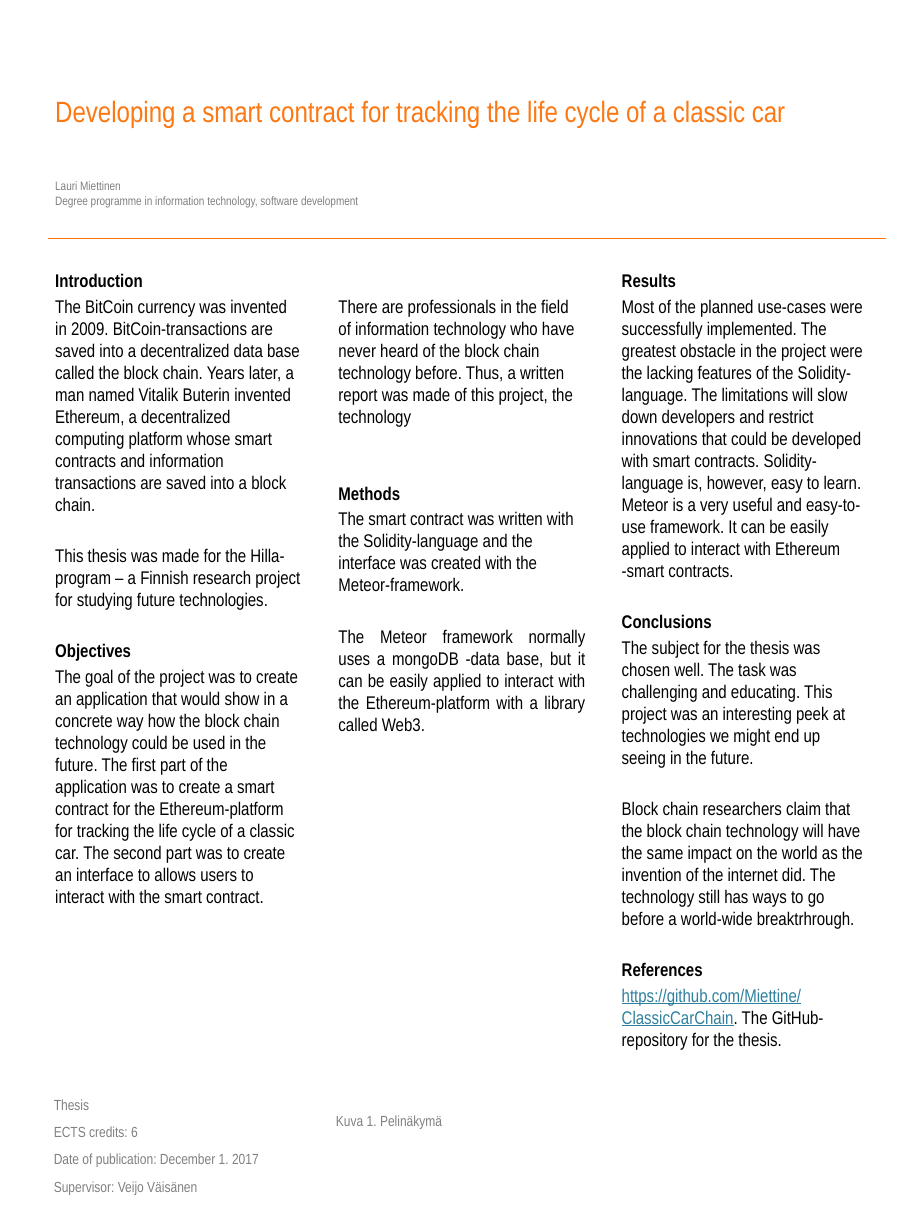
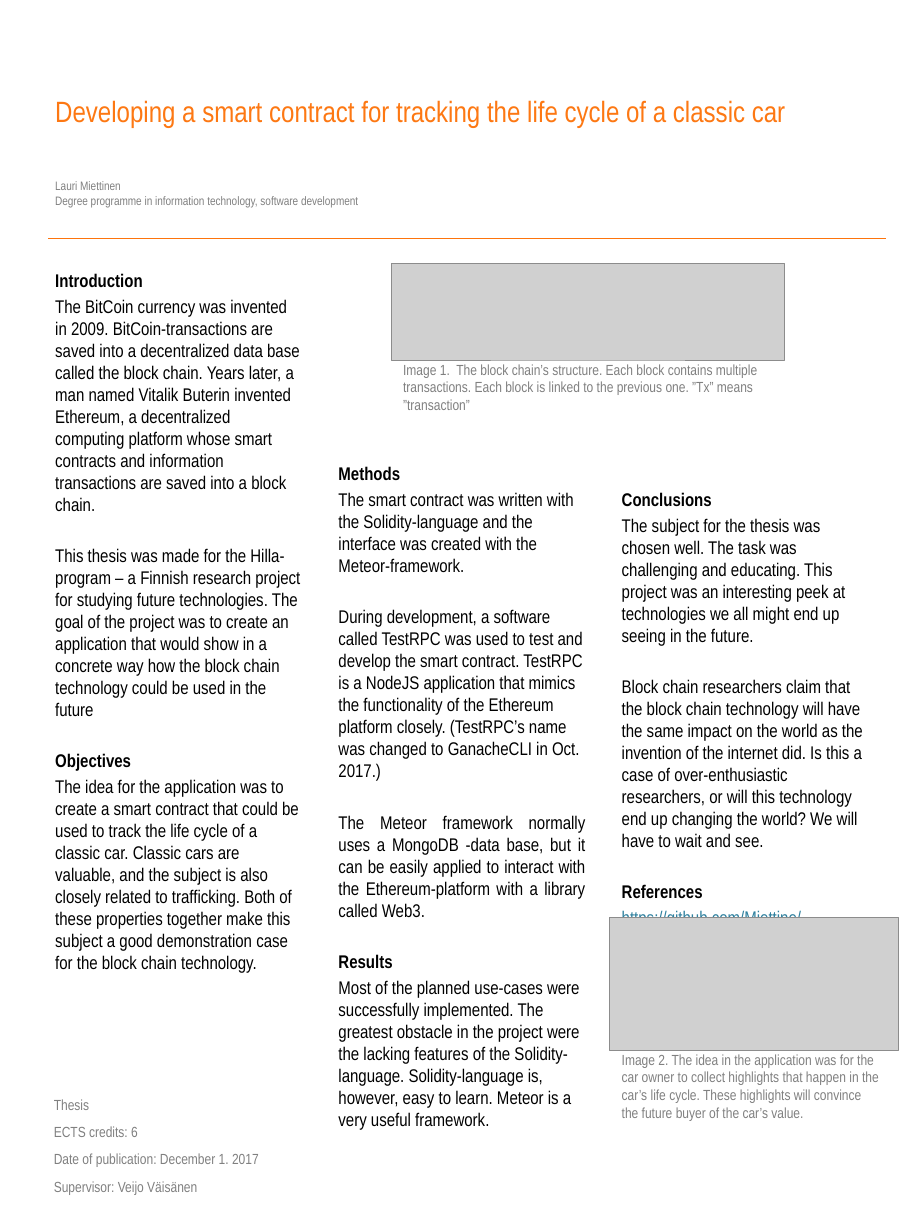
Before and after one commit to Miettine/ClassicCarChain, a slide deck: slide 1 of Dokumentaatio/miettinen-lauri-thesis-poster.pptx. Drawn at 924x1232 pixels with LibreOffice and Linux fonts; fonts in the diff are those of the drawing; grey boxes stand for pictures; background and template pictures are left out. Boxes give left, top, right and bottom in pixels: in the first picture for what was removed or moved away, otherwise in the second. Text is boxed around its words. In the diff, an @@ line names an element or a change of style, - is before the commit and + after.

Commit message:
Sommitellaan

```diff
--- a/Dokumentaatio/miettinen-lauri-thesis-poster.pptx
+++ b/Dokumentaatio/miettinen-lauri-thesis-poster.pptx
@@ picture added at <box>392,263,785,360</box> @@
@@ text at <box>338,299,575,427</box>: paragraph removed @@
-There are professionals in the field of information technology who have never heard of the block chain technology before. Thus, a written report was made of this project, the technology
@@ text at <box>622,273,863,577</box>: paragraphs removed @@
-Results
-Most of the planned use-cases were successfully implemented. The greatest obstacle in the project were the lacking features of the Solidity-language. The limitations will slow down developers and restrict innovations that could be developed with smart contracts. Solidity-language is, however, easy to learn. Meteor is a very useful and easy-to-use framework. It can be easily applied to interact with Ethereum -smart contracts.
@@ text added at <box>403,364,757,410</box>, 12 pt, text #808080 @@
+Image 1. The block chain’s structure. Each block contains multiple transactions. Each block is linked to the previous one. ”Tx” means ”transaction”
@@ text "Methods": place and size @@
-text "Methods" at <box>338,299,586,731</box>
+text "Methods" at <box>338,466,586,1130</box>
@@ text "Conclusions": place and size @@
-text "Conclusions" at <box>622,273,863,1050</box>
+text "Conclusions" at <box>622,492,863,918</box>
@@ text at <box>622,518,863,847</box>: text changed @@
-The subject for the thesis was chosen well. The task was challenging and educating. This project was an interesting peek at technologies we might end up seeing in the future.
-Block chain researchers claim that the block chain technology will have the same impact on the world as the invention of the internet did. The technology still has ways to go before a world-wide breaktrhrough.
+The subject for the thesis was chosen well. The task was challenging and educating. This project was an interesting peek at technologies we all might end up seeing in the future.
+Block chain researchers claim that the block chain technology will have the same impact on the world as the invention of the internet did. Is this a case of over-enthusiastic researchers, or will this technology end up changing the world? We will have to wait and see.
@@ text at <box>55,548,300,716</box>: text changed @@
-This thesis was made for the Hilla-program – a Finnish research project for studying future technologies.
+This thesis was made for the Hilla-program – a Finnish research project for studying future technologies. The goal of the project was to create an application that would show in a concrete way how the block chain technology could be used in the future
@@ text at <box>338,609,586,1130</box>: text changed @@
-The Meteor framework normally uses a mongoDB -data base, but it can be easily applied to interact with the Ethereum-platform with a library called Web3.
+During development, a software called TestRPC was used to test and develop the smart contract. TestRPC is a NodeJS application that mimics the functionality of the Ethereum platform closely. (TestRPC’s name was changed to GanacheCLI in Oct. 2017.)
+The Meteor framework normally uses a MongoDB -data base, but it can be easily applied to interact with the Ethereum-platform with a library called Web3.
+Results
+Most of the planned use-cases were successfully implemented. The greatest obstacle in the project were the lacking features of the Solidity-language. Solidity-language is, however, easy to learn. Meteor is a very useful framework.
@@ text at <box>55,779,299,973</box>: text changed @@
-The goal of the project was to create an application that would show in a concrete way how the block chain technology could be used in the future. The first part of the application was to create a smart contract for the Ethereum-platform for tracking the life cycle of a classic car. The second part was to create an interface to allows users to interact with the smart contract.
+The idea for the application was to create a smart contract that could be used to track the life cycle of a classic car. Classic cars are valuable, and the subject is also closely related to trafficking. Both of these properties together make this subject a good demonstration case for the block chain technology.
@@ picture added at <box>610,917,898,1051</box> @@
@@ text at <box>622,910,801,918</box>: text changed @@
-https://github.com/Miettine/ClassicCarChain. The GitHub-repository for the thesis.
+https://github.com/Miettine/ClassicCarChain. The thesis’ GitHub-repository.
+https://bitcoin.org/bitcoin.pdf
@@ text added at <box>622,1054,879,1121</box>, 12 pt, text #808080 @@
+Image 2. The idea in the application was for the car owner to collect highlights that happen in the car’s life cycle. These highlights will convince the future buyer of the car’s value.
@@ text removed at <box>336,1115,442,1129</box> @@
-Kuva 1. Pelinäkymä
```
